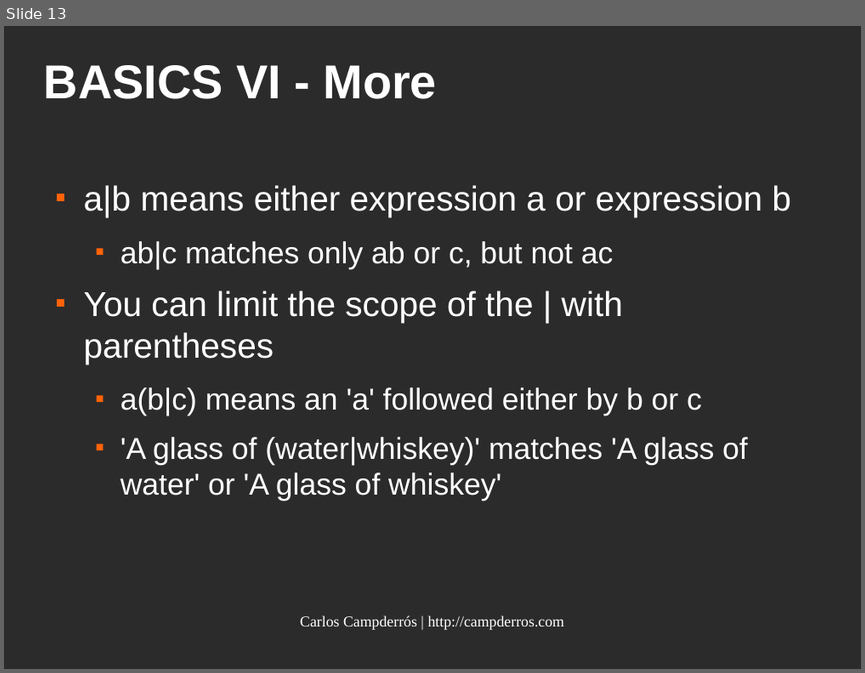
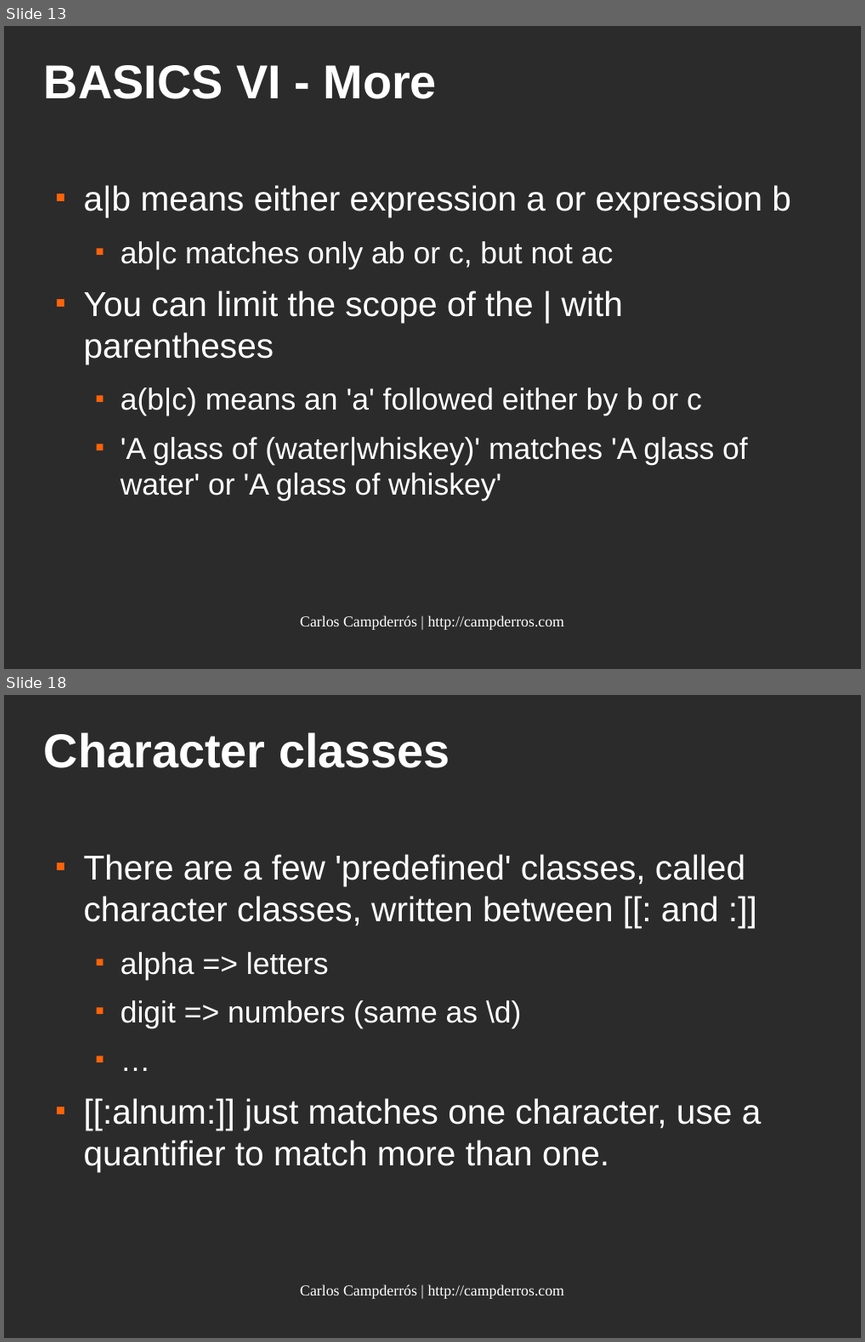
Before and after one commit to kampde/phpRegexTest, a slide deck: regular_expressions.odp. Shown one above the other, each under a label of ours: slide 13 before the commit, slides 13 and 18 after it; the slides between them are not shown. The pictures are 865x673 and 865x1342 pixels, drawn with LibreOffice and Linux fonts; fonts in the diff are those of the drawing; background and template pictures are left out; a plain dark background stands for a picture behind light text. Boxes give left, top, right and bottom in pixels: in the first picture for what was removed or moved away, otherwise in the second. Text is boxed around its words. In the diff, an @@ line names an element or a change of style, - is before the commit and + after.

```diff
--- a/regular_expressions.odp
+++ b/regular_expressions.odp
@@ slide 18 added at [4,695,861,1338], background picture (left out) @@
@@ title added at [44,732,450,768], 44 pt, text #FFFFFF, bold @@
+Character classes
@@ text added at [84,854,761,1171], 32 pt, text #FFFFFF @@
+■ There are a few 'predefined' classes, called character classes, written between [[: and :]]
+  ■ alpha => letters
+  ■ digit => numbers (same as \d)
+  ■ …
+■ [[:alnum:]] just matches one character, use a quantifier to match more than one.
@@ text added at [300,1284,565,1299], 14 pt, text #FFFFFF @@
+Carlos Campderrós | http://campderros.com
```
Also in this commit, not shown: 4 slides changed, 8 other slides added.
